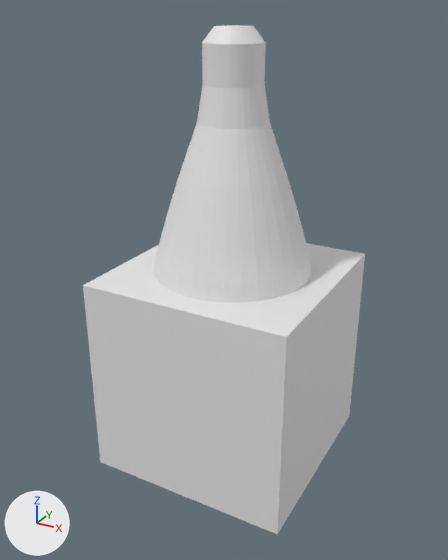
Renders of the FBX model Assets/Props/WineBottle2WIP.fbx from each side of a commit.
One viewpoint serves both versions: a 50 mm lens placed at (2.59, -4.88, 3.3), pointed at (-0.04, -0.1, 0.91). Every picture has the same lights, and +X, +Y and +Z are marked at lower left. Where no turn or scale is listed for an object, it has been applied to the vertices.
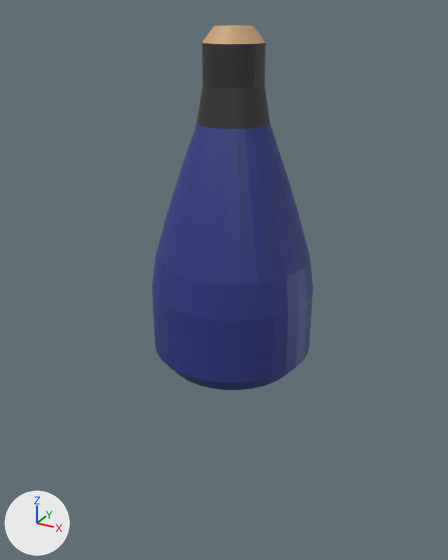
The newer file is also rescaled (x0.181), turned or shifted as a whole; pictures and numbers use the older file's frame.

The edits, one by one:
Material 'Material.002' (mat_material_002) is new.
Its base color is (0.0339, 0.0339, 0.0339) (black #343434).
Material 'Material.004' (mat_material_004) is new.
Its base color is (0.0276, 0.0401, 0.232) (blue #2e3884).
Material 'Material.003' (mat_material_003) is new.
Its base color is (0.591, 0.371, 0.188) (brown #caa478).
me_cylinder has 320 vertices, 290 faces and spans x -0.78..0.78, y -0.78..0.78, z -0.96..2.16.
me_cylinder is used by ob_cylinder; location (0.0, 0.0, 1.0).
me_cylinder part 1: all 64 faces centred in x -0.29..0.29, y -0.29..0.29, z 1.54..1.87 switch from no material to mat_material_002 (black #343434).
me_cylinder part 2: all 33 faces centred in x -0.21..0.21, y -0.21..0.21, z 2.1..2.16 switch from no material to mat_material_003 (brown #caa478).
me_cylinder part 3: all 193 faces centred in x -0.77..0.77, y -0.77..0.77, z -0.96..1.15 switch from no material to mat_material_004 (blue #2e3884).
Object 'Cube' (ob_cube) is deleted.

Boxes (x1, y1, x2, y2) around the edits, measured in the pictures (448 x 560 px):
'Cube', deleted
    before: (83, 243, 365, 534)
part 1 of me_cylinder, recoloured (grey to black)
    both: (197, 43, 270, 129)
part 2 of me_cylinder, recoloured
    both: (202, 25, 266, 44)
part 3 of me_cylinder, recoloured (white to blue)
    both: (154, 124, 311, 303)
